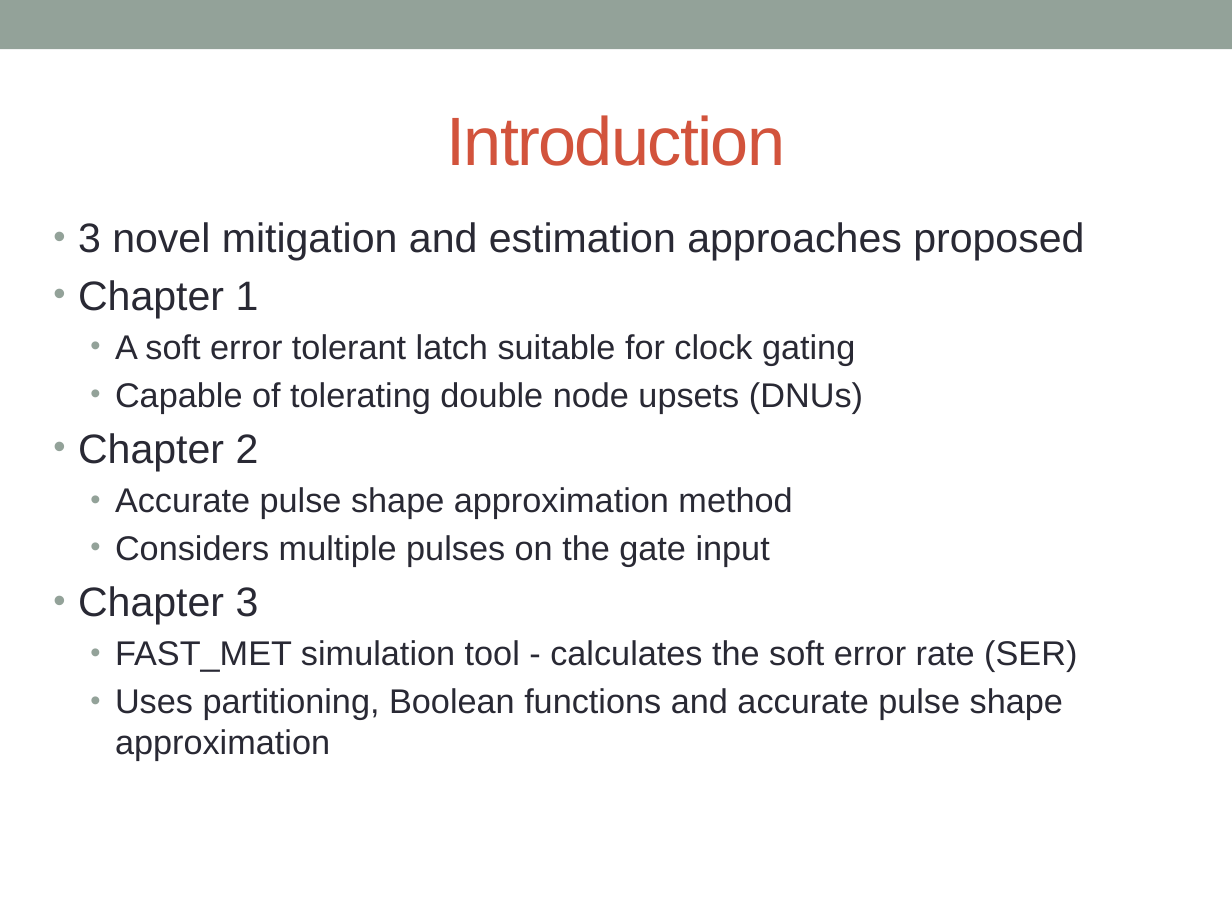
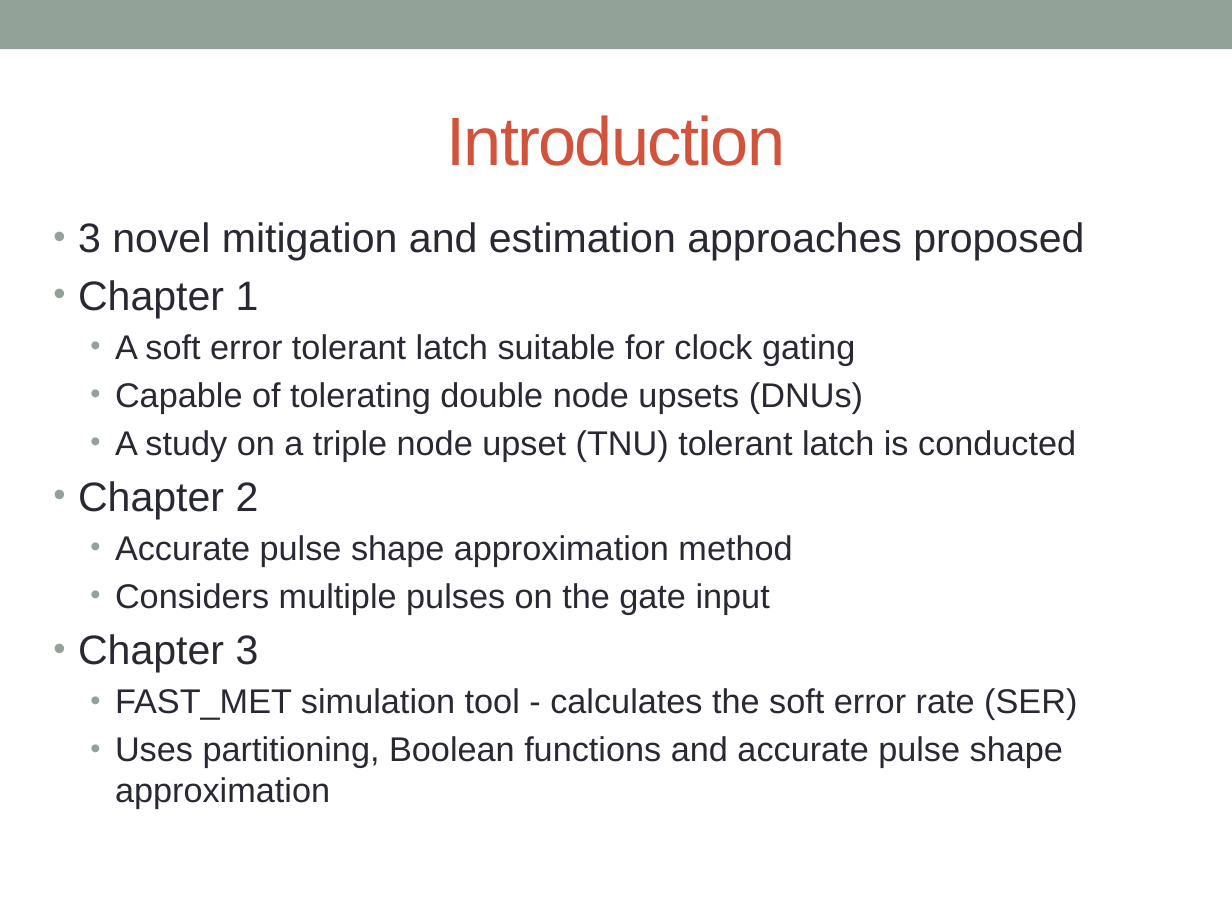
Before and after one commit to acwatkins88/Fast_SET, a slide deck: slide 4 of Dissertation/Dissertation Defense/Dissertation Defense.pptx. Drawn at 1232x924 pixels with LibreOffice and Linux fonts; fonts in the diff are those of the drawing; background and template pictures are left out. Boxes give left, top, right and bottom in pixels: in the first picture for what was removed or moved away, otherwise in the second. Text is boxed around its words. In the diff, an @@ line names an element or a change of style, - is before the commit and + after.

```diff
--- a/Dissertation/Dissertation Defense/Dissertation Defense.pptx
+++ b/Dissertation/Dissertation Defense/Dissertation Defense.pptx
@@ text at box(115, 430, 1076, 461): paragraph added @@
+  • A study on a triple node upset (TNU) tolerant latch is conducted
```
Also in this commit, not shown: 23 other slides changed, 5 slides added, 1 slide removed, 15 other files.
